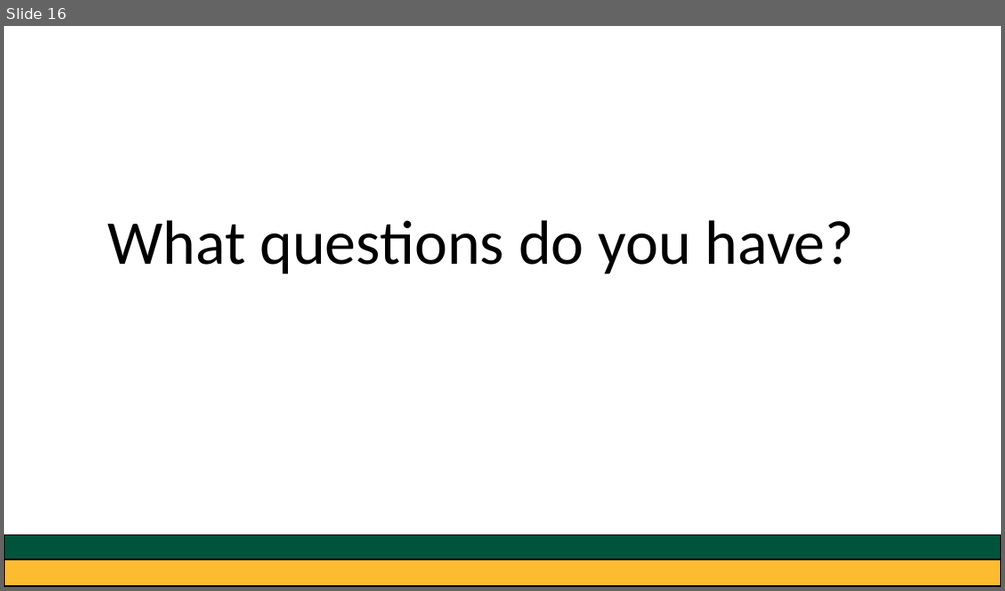
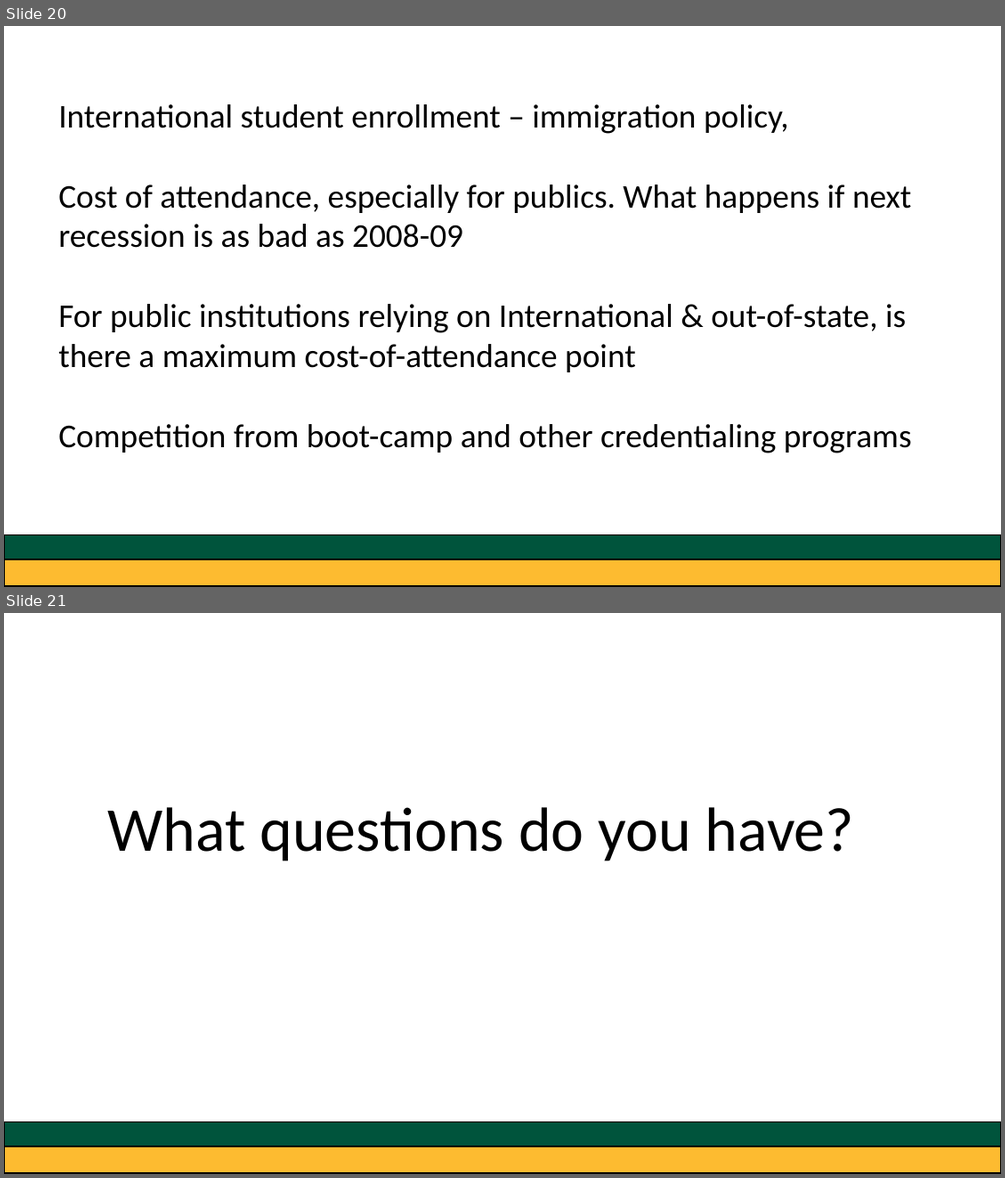
Before and after one commit to greg-dubrow/USF-talk-February-2020, a slide deck: usf_presentation_0220_gdubrow.pptx. Shown one above the other, each under a label of ours: slide 16 before the commit, slides 20 and 21 after it. The pictures are 1005x591 and 1005x1178 pixels, drawn with LibreOffice and Linux fonts; fonts in the diff are those of the drawing. Boxes give left, top, right and bottom in pixels: in the first picture for what was removed or moved away, otherwise in the second. Text is boxed around its words. In the diff, an @@ line names an element or a change of style, - is before the commit and + after.

Commit message:
enroll tuition ppt

```diff
--- a/usf_presentation_0220_gdubrow.pptx
+++ b/usf_presentation_0220_gdubrow.pptx
@@ slide 20 added at [4, 26, 1001, 587], background #FFFFFF @@
@@ text added at [58, 104, 912, 453], 32 pt, text #000000 @@
+International student enrollment – immigration policy,
+Cost of attendance, especially for publics. What happens if next recession is as bad as 2008-09
+For public institutions relying on International & out-of-state, is there a maximum cost-of-attendance point
+Competition from boot-camp and other credentialing programs
@@ rectangle added at [4, 552, 1001, 586], fill #FDBB30, outline #000000 1 pt @@
@@ rectangle added at [4, 534, 1001, 559], fill #00543C, outline #000000 1 pt @@
@@ what was slide 16 is now slide 21 @@
```
Also in this commit, not shown: 4 slides changed, 4 other slides added, 5 other files.
